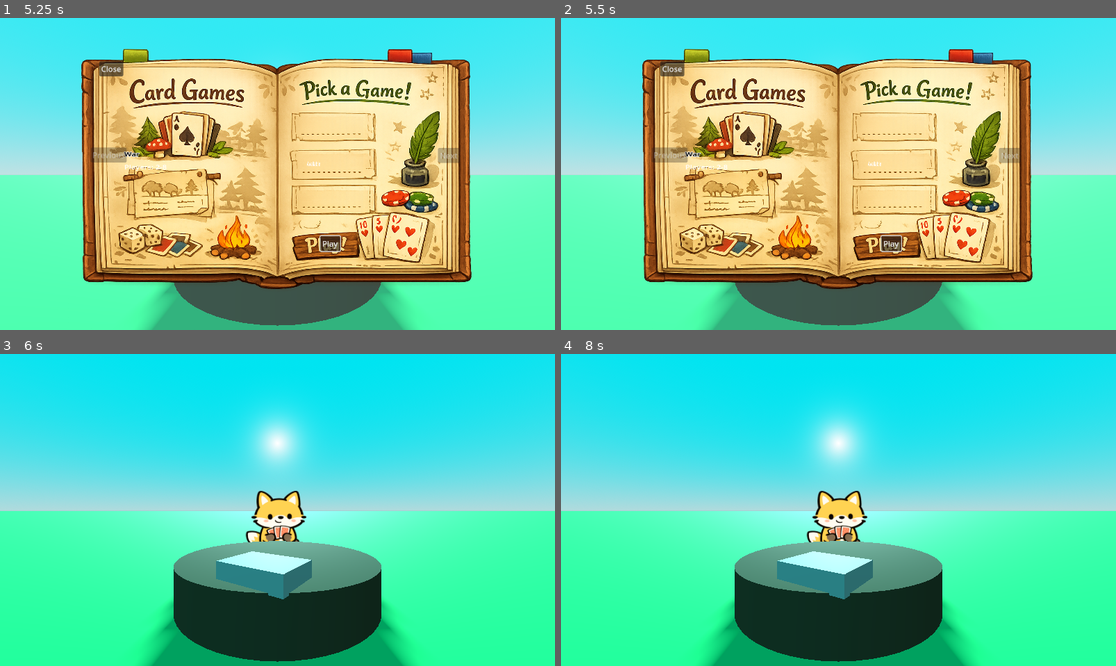
Above: before the commit, frames 1-4 (two rows, left to right).
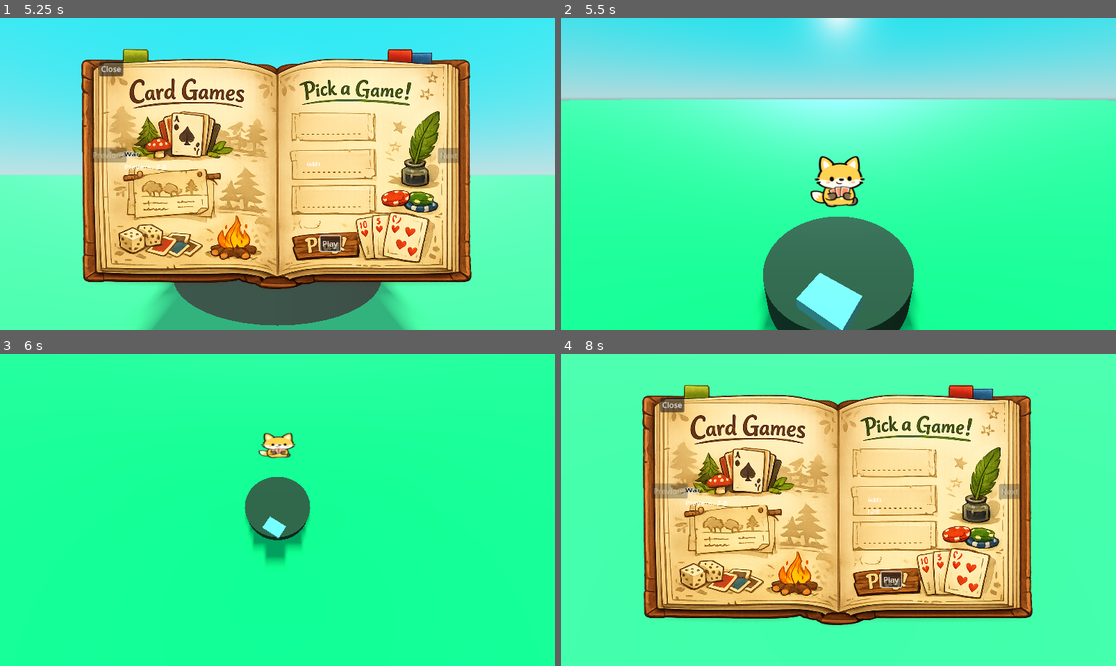
Above: after the commit, the same moments.

Repository: Peter-Brianson/WAWP
Game: Godot game, scene res://ui/menu/menu_root.tscn
The game is run twice, just before and just after one commit, with the same random seed, the same clock (stepped at 60 frames per second) and the same inputs.
Inputs (mouse positions are in pixels of both pictures, inside the frame that each line leads up to):
- Up to frame 1 (5.25 s): tap Enter (ui_accept) at 0.5, 0.77, 2.75, 3.02, 4.25, 5 s; move the mouse to (399, 158) at 0.52 s; hold Right (ui_right) 0.53-1.25 s; click (399, 158) at 0.67 s; click "Start" at 1.25 s; click "Start" at 2 s; move the mouse to (166, 189) at 2.77 s; hold Left (ui_left) 2.78-3.5 s; click "New Game" at 3.5 s; move the mouse to (333, 105) at 4.27 s; hold Right (ui_right) from 4.28 s (still down); move the mouse to (249, 236) at 5.02 s; click (249, 236) at 5.17 s
- Up to frame 2 (5.5 s): keep holding Right (ui_right); tap Enter (ui_accept) at 5.27 s
- Up to frame 3 (6 s): release Right (ui_right) at 5.75 s; click (333, 578) at 5.75 s, where only the run before the commit has a clickable "Play"
- Up to frame 4 (8 s): click (616, 416) at 6.5 s, where only the run after the commit has a clickable "End Test"; move the mouse to (1005, 556) at 7.27 s; hold Left (ui_left) from 7.28 s (still down); tap Enter (ui_accept) at 7.52 s

Frame 1 is identical in both runs. In frame 2, 91% of the frame differs, in the area x 0-100%, y 0-100%; in frame 3, 89%; in frame 4, 90%.

Commit message:
pushed

Diff:
--- /dev/null
+++ b/gameplay/card_games/table_game_transition.gd
@@ -0,0 +1,159 @@
+extends Node
+class_name TableGameTransition
+
+signal transition_started(game_id: StringName)
+signal game_started(game_id: StringName, game_node: Node)
+signal game_finished(game_id: StringName, result: Dictionary)
+
+@export_group("Scene Paths")
+@export var camera_rig_path: NodePath = ^"../../World/CameraRig"
+@export var active_game_root_path: NodePath = ^"../../World/StumpTableArea/CardGameRoot"
+@export var fox_path: NodePath = ^"../../World/Animals/fox"
+@export var human_boy_path: NodePath = ^"../../World/HumanBoy"
+
+@export_group("Seat Markers")
+@export var center_deck_marker_path: NodePath = ^"../../World/StumpTableArea/SeatAnchors/CenterDeck"
+@export var player_seat_marker_path: NodePath = ^"../../World/StumpTableArea/SeatAnchors/PlayerSeat"
+@export var fox_seat_marker_path: NodePath = ^"../../World/StumpTableArea/SeatAnchors/FoxSeat"
+
+@export_group("Camera")
+@export var table_camera_position: Vector3 = Vector3(0.0, 3.2, 1.2)
+@export var table_camera_rotation_degrees: Vector3 = Vector3(-72.0, 0.0, 0.0)
+@export_range(0.05, 5.0, 0.05) var camera_move_time: float = 0.75
+
+@export_group("Gathering")
+@export var gather_players: bool = true
+@export_range(0.05, 5.0, 0.05) var gather_time: float = 0.45
+@export var fallback_player_seat_local: Vector3 = Vector3(0.0, 0.32, 0.65)
+@export var fallback_fox_seat_local: Vector3 = Vector3(0.0, 0.32, -0.65)
+@export var fallback_center_deck_local: Vector3 = Vector3(0.0, 0.32, 0.0)
+
+@export_group("Post Game")
+@export_range(0.0, 5.0, 0.1) var post_game_hold_time: float = 1.2
+
+var active_game: Node = null
+var active_game_id: StringName = &""
+var transition_running: bool = false
+
+
+func start_card_game(entry: BookGameEntry) -> void:
+	if entry == null:
+		push_warning("TableGameTransition.start_card_game called with null entry.")
+		return
+
+	if entry.minigame_scene == null:
+		push_warning("BookGameEntry '%s' has no minigame_scene assigned." % String(entry.game_id))
+		return
+
+	if transition_running:
+		return
+
+	transition_running = true
+	active_game_id = entry.game_id
+
+	transition_started.emit(active_game_id)
+
+	clear_active_game()
+
+	await _move_camera_to_table()
+	await _gather_players_to_table()
+
+	_load_game(entry)
+
+	transition_running = false
+
+
+func clear_active_game() -> void:
+	if active_game != null and is_instance_valid(active_game):
+		active_game.queue_free()
+
+	active_game = null
+
+
+func _move_camera_to_table() -> void:
+	var camera_rig := get_node_or_null(camera_rig_path) as Node3D
+	if camera_rig == null:
+		push_warning("TableGameTransition could not find CameraRig.")
+		return
+
+	var tween := create_tween()
+	tween.set_parallel(true)
+	tween.tween_property(camera_rig, "position", table_camera_position, camera_move_time)
+	tween.tween_property(camera_rig, "rotation_degrees", table_camera_rotation_degrees, camera_move_time)
+
+	await tween.finished
+
+
+func _gather_players_to_table() -> void:
+	if not gather_players:
+		return
+
+	var tween := create_tween()
+	tween.set_parallel(true)
+
+	var did_tween := false
+
+	var fox := get_node_or_null(fox_path) as Node3D
+	if fox != null:
+		tween.tween_property(fox, "global_position", _get_marker_global_position(fox_seat_marker_path, fallback_fox_seat_local), gather_time)
+		did_tween = true
+
+	var human_boy := get_node_or_null(human_boy_path) as Node3D
+	if human_boy != null:
+		tween.tween_property(human_boy, "global_position", _get_marker_global_position(player_seat_marker_path, fallback_player_seat_local), gather_time)
+		did_tween = true
+
+	if did_tween:
+		await tween.finished
+
+
+func _load_game(entry: BookGameEntry) -> void:
+	var active_root := get_node_or_null(active_game_root_path)
+
+	if active_root == null:
+		push_warning("TableGameTransition could not find CardGameRoot. Loading game under transition node.")
+		active_root = self
+
+	active_game = entry.minigame_scene.instantiate()
+	active_root.add_child(active_game)
+
+	if active_game.has_signal("game_finished"):
+		active_game.connect("game_finished", Callable(self, "_on_active_game_finished"))
+
+	if active_game.has_method("configure_card_game"):
+		active_game.call("configure_card_game", _build_game_context())
+
+	if active_game.has_method("start_game"):
+		active_game.call("start_game")
+
+	game_started.emit(active_game_id, active_game)
+
+
+func _build_game_context() -> Dictionary:
+	return {
+		"game_id": active_game_id,
+		"center_deck_global": _get_marker_global_position(center_deck_marker_path, fallback_center_deck_local),
+		"player_seat_global": _get_marker_global_position(player_seat_marker_path, fallback_player_seat_local),
+		"fox_seat_global": _get_marker_global_position(fox_seat_marker_path, fallback_fox_seat_local),
+		"player_ids": [&"player", &"fox"]
+	}
+
+
+func _get_marker_global_position(marker_path: NodePath, fallback_local: Vector3) -> Vector3:
+	var marker := get_node_or_null(marker_path) as Node3D
+	if marker != null:
+		return marker.global_position
+
+	var active_root := get_node_or_null(active_game_root_path) as Node3D
+	if active_root != null:
+		return active_root.to_global(fallback_local)
+
+	return fallback_local
+
+
+func _on_active_game_finished(result: Dictionary = {}) -> void:
+	if post_game_hold_time > 0.0:
+		await get_tree().create_timer(post_game_hold_time).timeout
+
+	clear_active_game()
+	game_finished.emit(active_game_id, result)
--- /dev/null
+++ b/gameplay/card_games/war/war_game.gd
@@ -0,0 +1,382 @@
+extends Node3D
+class_name WarGame
+
+signal game_finished(result: Dictionary)
+
+const RANK_LABELS: Array[String] = ["2", "3", "4", "5", "6", "7", "8", "9", "10", "J", "Q", "K", "A"]
+const RANK_VALUES: Array[int] = [2, 3, 4, 5, 6, 7, 8, 9, 10, 11, 12, 13, 14]
+const SUITS: Array[String] = ["♠", "♥", "♦", "♣"]
+
+@export_group("Table Positions")
+@export var center_deck_position: Vector3 = Vector3(0.0, 0.36, 0.0)
+@export var player_deck_position: Vector3 = Vector3(0.0, 0.36, 0.62)
+@export var fox_deck_position: Vector3 = Vector3(0.0, 0.36, -0.62)
+@export var player_face_up_position: Vector3 = Vector3(-0.22, 0.39, 0.18)
+@export var fox_face_up_position: Vector3 = Vector3(0.22, 0.39, -0.18)
+
+@export_group("Deal Animation")
+@export_range(0, 52, 1) var visual_deal_cards: int = 16
+@export_range(0.01, 1.0, 0.01) var deal_spacing: float = 0.035
+@export_range(0.05, 2.0, 0.05) var deal_move_time: float = 0.22
+
+@export_group("Battle Animation")
+@export_range(0.05, 2.0, 0.05) var flip_move_time: float = 0.22
+@export_range(0.05, 2.0, 0.05) var result_pause_time: float = 0.45
+
+@onready var cards_root: Node3D = get_node_or_null("CardsRoot") as Node3D
+@onready var canvas_layer: CanvasLayer = get_node_or_null("CanvasLayer") as CanvasLayer
+
+var player_deck: Array[Dictionary] = []
+var fox_deck: Array[Dictionary] = []
+
+var status_label: Label
+var count_label: Label
+var flip_button: Button
+var end_button: Button
+
+var ready_to_play: bool = false
+var busy: bool = false
+var round_number: int = 0
+var face_up_nodes: Array[Node] = []
+
+
+func _ready() -> void:
+	_ensure_nodes()
+	_build_ui()
+	_set_buttons_enabled(false)
+
+
+func configure_card_game(context: Dictionary) -> void:
+	if context.has("center_deck_global"):
+		center_deck_position = to_local(context["center_deck_global"])
+
+	if context.has("player_seat_global"):
+		player_deck_position = to_local(context["player_seat_global"]) + Vector3(0.0, 0.04, 0.0)
+
+	if context.has("fox_seat_global"):
+		fox_deck_position = to_local(context["fox_seat_global"]) + Vector3(0.0, 0.04, 0.0)
+
+	player_face_up_position = center_deck_position + Vector3(-0.24, 0.04, 0.14)
+	fox_face_up_position = center_deck_position + Vector3(0.24, 0.04, -0.14)
+
+
+func start_game() -> void:
+	ready_to_play = false
+	busy = true
+	_set_buttons_enabled(false)
+
+	status_label.text = "War is starting..."
+	count_label.text = ""
+
+	_deal_cards()
+
+	await _animate_initial_deal()
+
+	ready_to_play = true
+	busy = false
+	_set_buttons_enabled(true)
+
+	status_label.text = "Cards dealt. Press Flip."
+	_update_count_label()
+
+
+func _ensure_nodes() -> void:
+	if cards_root == null:
+		cards_root = Node3D.new()
+		cards_root.name = "CardsRoot"
+		add_child(cards_root)
+
+	if canvas_layer == null:
+		canvas_layer = CanvasLayer.new()
+		canvas_layer.name = "CanvasLayer"
+		add_child(canvas_layer)
+
+
+func _build_ui() -> void:
+	var panel := PanelContainer.new()
+	panel.name = "WarPanel"
+	panel.set_anchors_preset(Control.PRESET_TOP_LEFT)
+	panel.offset_left = 20.0
+	panel.offset_top = 20.0
+	panel.offset_right = 430.0
+	panel.offset_bottom = 185.0
+	canvas_layer.add_child(panel)
+
+	var margin := MarginContainer.new()
+	margin.add_theme_constant_override("margin_left", 12)
+	margin.add_theme_constant_override("margin_top", 10)
+	margin.add_theme_constant_override("margin_right", 12)
+	margin.add_theme_constant_override("margin_bottom", 10)
+	panel.add_child(margin)
+
+	var box := VBoxContainer.new()
+	box.add_theme_constant_override("separation", 6)
+	margin.add_child(box)
+
+	var title := Label.new()
+	title.text = "War"
+	title.horizontal_alignment = HORIZONTAL_ALIGNMENT_CENTER
+	box.add_child(title)
+
+	status_label = Label.new()
+	status_label.text = "Preparing..."
+	status_label.autowrap_mode = TextServer.AUTOWRAP_WORD_SMART
+	box.add_child(status_label)
+
+	count_label = Label.new()
+	count_label.text = ""
+	box.add_child(count_label)
+
+	var buttons := HBoxContainer.new()
+	buttons.add_theme_constant_override("separation", 8)
+	box.add_child(buttons)
+
+	flip_button = Button.new()
+	flip_button.text = "Flip"
+	flip_button.pressed.connect(_on_flip_pressed)
+	buttons.add_child(flip_button)
+
+	end_button = Button.new()
+	end_button.text = "End Test"
+	end_button.pressed.connect(_on_end_pressed)
+	buttons.add_child(end_button)
+
+
+func _deal_cards() -> void:
+	player_deck.clear()
+	fox_deck.clear()
+	round_number = 0
+
+	var deck := _build_standard_deck()
+
+	for i in range(deck.size()):
+		var card: Dictionary = deck[i]
+
+		if i % 2 == 0:
+			player_deck.append(card)
+		else:
+			fox_deck.append(card)
+
+
+func _build_standard_deck() -> Array[Dictionary]:
+	var deck: Array[Dictionary] = []
+
+	for suit in SUITS:
+		for i in range(RANK_LABELS.size()):
+			deck.append({
+				"rank": RANK_LABELS[i],
+				"value": RANK_VALUES[i],
+				"suit": suit,
+				"text": "%s%s" % [RANK_LABELS[i], suit]
+			})
+
+	deck.shuffle()
+	return deck
+
+
+func _animate_initial_deal() -> void:
+	var count := clamp(visual_deal_cards, 0, 52)
+
+	for i in range(count):
+		var target := player_deck_position if i % 2 == 0 else fox_deck_position
+		target += Vector3(randf_range(-0.035, 0.035), 0.0, randf_range(-0.035, 0.035))
+
+		var card_node := _make_card_visual("?", center_deck_position, true)
+
+		var tween := create_tween()
+		tween.tween_property(card_node, "position", target, deal_move_time)
+		tween.tween_callback(card_node.queue_free)
+
+		await get_tree().create_timer(deal_spacing).timeout
+
+	await get_tree().create_timer(deal_move_time).timeout
+
+
+func _on_flip_pressed() -> void:
+	if not ready_to_play:
+		return
+
+	if busy:
+		return
+
+	_play_battle()
+
+
+func _play_battle() -> void:
+	busy = true
+	_set_buttons_enabled(false)
+
+	round_number += 1
+
+	var pot: Array[Dictionary] = []
+	var final_winner: StringName = &""
+
+	while final_winner == &"":
+		if player_deck.is_empty() or fox_deck.is_empty():
+			break
+
+		var player_card: Dictionary = player_deck.pop_back()
+		var fox_card: Dictionary = fox_deck.pop_back()
+
+		pot.append(player_card)
+		pot.append(fox_card)
+
+		await _show_face_up_cards(player_card, fox_card)
+
+		if int(player_card["value"]) > int(fox_card["value"]):
+			final_winner = &"player"
+		elif int(fox_card["value"]) > int(player_card["value"]):
+			final_winner = &"fox"
+		else:
+			status_label.text = "War! Both flipped %s." % String(player_card["rank"])
+			await get_tree().create_timer(result_pause_time).timeout
+
+			_burn_war_cards(player_deck, pot)
+			_burn_war_cards(fox_deck, pot)
+
+			if player_deck.is_empty() or fox_deck.is_empty():
+				break
+
+	if final_winner == &"player":
+		_collect_pot(player_deck, pot)
+		status_label.text = "Round %d: You win the pile." % round_number
+	elif final_winner == &"fox":
+		_collect_pot(fox_deck, pot)
+		status_label.text = "Round %d: Fox wins the pile." % round_number
+	else:
+		status_label.text = "War fizzled out."
+
+	_update_count_label()
+
+	await get_tree().create_timer(result_pause_time).timeout
+
+	if _check_for_game_end():
+		return
+
+	busy = false
+	_set_buttons_enabled(true)
+
+
+func _burn_war_cards(deck: Array[Dictionary], pot: Array[Dictionary]) -> void:
+	var burn_count := min(3, max(deck.size() - 1, 0))
+
+	for i in range(burn_count):
+		pot.append(deck.pop_back())
+
+
+func _collect_pot(deck: Array[Dictionary], pot: Array[Dictionary]) -> void:
+	pot.shuffle()
+
+	for card in pot:
+		deck.insert(0, card)
+
+	pot.clear()
+
+
+func _show_face_up_cards(player_card: Dictionary, fox_card: Dictionary) -> void:
+	_clear_face_up_cards()
+
+	var player_card_node := _make_card_visual(String(player_card["text"]), player_deck_position, false)
+	var fox_card_node := _make_card_visual(String(fox_card["text"]), fox_deck_position, false)
+
+	face_up_nodes.append(player_card_node)
+	face_up_nodes.append(fox_card_node)
+
+	var tween := create_tween()
+	tween.set_parallel(true)
+	tween.tween_property(player_card_node, "position", player_face_up_position, flip_move_time)
+	tween.tween_property(fox_card_node, "position", fox_face_up_position, flip_move_time)
+
+	await tween.finished
+
+
+func _make_card_visual(text: String, start_position: Vector3, face_down: bool) -> Node3D:
+	var root := Node3D.new()
+	root.name = "CardVisual"
+	root.position = start_position
+	cards_root.add_child(root)
+
+	var body := CSGBox3D.new()
+	body.name = "CardBody"
+	body.size = Vector3(0.24, 0.018, 0.34)
+
+	var material := StandardMaterial3D.new()
+	material.albedo_color = Color(0.22, 0.28, 0.42, 1.0) if face_down else Color(0.88, 0.84, 0.68, 1.0)
+	body.material = material
+
+	root.add_child(body)
+
+	var label := Label3D.new()
+	label.name = "CardLabel"
+	label.text = "★" if face_down else text
+	label.billboard = 1
+	label.font_size = 48
+	label.pixel_size = 0.006
+	label.position = Vector3(0.0, 0.035, 0.0)
+	root.add_child(label)
+
+	return root
+
+
+func _clear_face_up_cards() -> void:
+	for node in face_up_nodes:
+		if node != null and is_instance_valid(node):
+			node.queue_free()
+
+	face_up_nodes.clear()
+
+
+func _check_for_game_end() -> bool:
+	if player_deck.is_empty() and fox_deck.is_empty():
+		_finish_game(&"draw")
+		return true
+
+	if fox_deck.is_empty():
+		_finish_game(&"player")
+		return true
+
+	if player_deck.is_empty():
+		_finish_game(&"fox")
+		return true
+
+	return false
+
+
+func _finish_game(winner_id: StringName) -> void:
+	busy = true
+	ready_to_play = false
+	_set_buttons_enabled(false)
+
+	var result := {
+		"game_id": &"war",
+		"winner_id": winner_id,
+		"rounds": round_number,
+		"felt_slow": round_number > 20,
+		"stalemate": winner_id == &"draw",
+		"boredom_delta": 1
+	}
+
+	if winner_id == &"player":
+		status_label.text = "You won War!"
+	elif winner_id == &"fox":
+		status_label.text = "Fox won War!"
+	else:
+		status_label.text = "War ended in a draw."
+
+	game_finished.emit(result)
+
+
+func _on_end_pressed() -> void:
+	_finish_game(&"fox")
+
+
+func _set_buttons_enabled(value: bool) -> void:
+	if flip_button != null:
+		flip_button.disabled = not value
+
+	if end_button != null:
+		end_button.disabled = false
+
+
+func _update_count_label() -> void:
+	count_label.text = "Your cards: %d    Fox cards: %d" % [player_deck.size(), fox_deck.size()]
--- /dev/null
+++ b/gameplay/card_games/war/war_game.tscn
@@ -0,0 +1,10 @@
+[gd_scene load_steps=2 format=3 uid="uid://m2oga057et6y"]
+
+[ext_resource type="Script" path="res://gameplay/card_games/war/war_game.gd" id="1_c2aqm"]
+
+[node name="WarGame" type="Node3D"]
+script = ExtResource("1_c2aqm")
+
+[node name="CardsRoot" type="Node3D" parent="."]
+
+[node name="CanvasLayer" type="CanvasLayer" parent="."]
--- a/scenes/main/game.gd
+++ b/scenes/main/game.gd
@@ -2,41 +2,79 @@
 
 @onready var book_interactable: BookInteractable = $World/InteractionPoints/BookInteractable
 @onready var book_ui: BookUI = $CanvasLayer/BookUI
+@onready var table_transition: TableGameTransition = $GameFlow/TableGameTransition
+
+var played_games: Array[StringName] = []
+var group_boredom: int = 0
+var game_in_progress: bool = false
 
 
 func _ready() -> void:
-	if book_interactable != null:
-		book_interactable.open_requested.connect(_on_book_open_requested)
+	_connect_book_interactable()
+	_connect_book_ui()
+	_connect_transition()
 
 	if book_ui != null:
+		book_ui.visible = false
+
+
+func _connect_book_interactable() -> void:
+	if book_interactable == null:
+		return
+
+	var callback := Callable(self, "_on_book_open_requested")
+
+	if book_interactable.has_signal("open_book_requested"):
+		if not book_interactable.is_connected("open_book_requested", callback):
+			book_interactable.connect("open_book_requested", callback)
+		return
+
+	if book_interactable.has_signal("open_requested"):
+		if not book_interactable.is_connected("open_requested", callback):
+			book_interactable.connect("open_requested", callback)
+
+
+func _connect_book_ui() -> void:
+	if book_ui == null:
+		return
+
+	if not book_ui.closed.is_connected(_on_book_ui_closed):
 		book_ui.closed.connect(_on_book_ui_closed)
+
+	if not book_ui.game_selected.is_connected(_on_book_game_selected):
 		book_ui.game_selected.connect(_on_book_game_selected)
 
 
+func _connect_transition() -> void:
+	if table_transition == null:
+		return
+
+	if not table_transition.game_finished.is_connected(_on_card_game_finished):
+		table_transition.game_finished.connect(_on_card_game_finished)
+
+
 func _on_book_open_requested(book: BookInteractable) -> void:
+	if game_in_progress:
+		return
+
+	open_book_ui()
+
+
+func open_book_ui() -> void:
 	if book_interactable != null:
 		book_interactable.set_enabled(false)
 
+	if book_ui == null:
+		return
+
 	var available_games: Array[StringName] = [
-		&"war",
-		&"go_fish",
-		&"old_maid"
+		&"war"
 	]
-
-	var played_games: Array[StringName] = []
 
 	var preference_notes := {
 		&"war": [
-			"[b]Bear[/b]: Finally, a simple one.",
-			"[b]Fox[/b]: This barely counts as strategy."
-		],
-		&"go_fish": [
-			"[b]Fox[/b]: I like asking suspicious questions.",
-			"[b]Raccoon[/b]: Can I ask for cards I already have?"
-		],
-		&"old_maid": [
-			"[b]Owl[/b]: A proper deduction exercise.",
-			"[b]Bear[/b]: I do not trust the queen."
+			"[b]Fox[/b]: This one is mostly luck. Which means I can blame luck.",
+			"[b]Player[/b]: Flip the bigger card. Easy enough."
 		]
 	}
 
@@ -44,19 +82,46 @@
 		available_games,
 		played_games,
 		preference_notes,
-		0,
-		0
+		group_boredom,
+		played_games.size()
 	)
 
 
 func _on_book_ui_closed() -> void:
+	if game_in_progress:
+		return
+
 	if book_interactable != null:
 		book_interactable.set_enabled(true)
 
 
 func _on_book_game_selected(game_id: StringName, entry: BookGameEntry) -> void:
-	print("Selected game: ", game_id)
+	if entry == null:
+		return
 
-	# Later this will call your GameFlow / MinigameLoader.
-	# Example:
-	# minigame_loader.load_game(game_id)
+	get_tree().paused = false
+
+	game_in_progress = true
+
+	if book_ui != null:
+		book_ui.visible = false
+
+	if book_interactable != null:
+		book_interactable.set_enabled(false)
+
+	if table_transition != null:
+		table_transition.start_card_game(entry)
+	else:
+		push_warning("Game.gd could not find TableGameTransition.")
+
+
+func _on_card_game_finished(game_id: StringName, result: Dictionary) -> void:
+	if not played_games.has(game_id):
+		played_games.append(game_id)
+
+	group_boredom += int(result.get("boredom_delta", 1))
+	group_boredom = clamp(group_boredom, 0, 10)
+
+	game_in_progress = false
+
+	open_book_ui()
--- a/scenes/main/game.tscn
+++ b/scenes/main/game.tscn
@@ -1,9 +1,10 @@
-[gd_scene load_steps=12 format=3 uid="uid://clg6oob4aussi"]
+[gd_scene load_steps=13 format=3 uid="uid://clg6oob4aussi"]
 
 [ext_resource type="Script" path="res://scenes/main/game.gd" id="1_bag06"]
 [ext_resource type="PackedScene" uid="uid://cetbirvf5of8g" path="res://characters/FoxCharacter.tscn" id="1_to8ot"]
 [ext_resource type="PackedScene" uid="uid://tul21na1qoj8" path="res://interactables/book_interactable.tscn" id="3_g805w"]
 [ext_resource type="PackedScene" uid="uid://cquvec1fhepb4" path="res://ui/book/book_ui.tscn" id="4_nrame"]
+[ext_resource type="Script" path="res://gameplay/card_games/table_game_transition.gd" id="5_f6ygj"]
 
 [sub_resource type="ProceduralSkyMaterial" id="ProceduralSkyMaterial_0d62c"]
 sky_top_color = Color(5.39064e-06, 0.80206, 0.88934, 1)
@@ -59,6 +60,19 @@
 mesh = SubResource("CylinderMesh_truoo")
 material = SubResource("StandardMaterial3D_57it4")
 
+[node name="CardGameRoot" type="Node3D" parent="World/StumpTableArea"]
+
+[node name="SeatAnchors" type="Node3D" parent="World/StumpTableArea"]
+
+[node name="CenterDeck" type="Marker3D" parent="World/StumpTableArea/SeatAnchors"]
+transform = Transform3D(1, 0, 0, 0, 1, 0, 0, 0, 1, 0, 0.2, 0)
+
+[node name="PlayerSeat" type="Marker3D" parent="World/StumpTableArea/SeatAnchors"]
+transform = Transform3D(1, 0, 0, 0, 1, 0, 0, 0, 1, -0.002, 0, 0.65)
+
+[node name="FoxSeat" type="Marker3D" parent="World/StumpTableArea/SeatAnchors"]
+transform = Transform3D(1, 0, 0, 0, 1, 0, 0, 0, 1, 0, 0, -0.65)
+
 [node name="HumanBoy" type="Node3D" parent="World"]
 
 [node name="Animals" type="Node3D" parent="World"]
@@ -84,3 +98,6 @@
 [node name="Audio" type="Node" parent="."]
 
 [node name="GameFlow" type="Node" parent="."]
+
+[node name="TableGameTransition" type="Node" parent="GameFlow"]
+script = ExtResource("5_f6ygj")
--- a/ui/book/book_ui.gd
+++ b/ui/book/book_ui.gd
@@ -210,10 +210,12 @@
 	if not _is_entry_unlocked(entry):
 		return
 
-	game_selected.emit(entry.game_id, entry)
+	var selected_game_id := entry.game_id
 
 	if close_after_game_selected:
 		close_book()
+
+	game_selected.emit(selected_game_id, entry)
 
 
 func _get_current_entry() -> BookGameEntry:
--- a/ui/book/book_ui.tscn
+++ b/ui/book/book_ui.tscn
@@ -3,7 +3,7 @@
 [ext_resource type="Script" path="res://ui/book/book_ui.gd" id="1_knte7"]
 [ext_resource type="Script" path="res://ui/book/book_game_entry.gd" id="2_3l64n"]
 [ext_resource type="Texture2D" uid="uid://ca2ayag74waie" path="res://art/sprites/game book/game book ui.png" id="2_yqnr6"]
-[ext_resource type="Resource" uid="uid://bkmmo6rnvpw4v" path="res://ui/pages/war.tres" id="3_gbwvs"]
+[ext_resource type="Resource" uid="uid://bkmmo6rnvpw4v" path="res://ui/book/entries/war.tres" id="3_gbwvs"]
 
 [node name="BookUI" type="Control"]
 layout_mode = 3
--- /dev/null
+++ b/ui/book/entries/war.tres
@@ -0,0 +1,17 @@
+[gd_resource type="Resource" script_class="BookGameEntry" load_steps=3 format=3 uid="uid://bkmmo6rnvpw4v"]
+
+[ext_resource type="PackedScene" uid="uid://m2oga057et6y" path="res://gameplay/card_games/war/war_game.tscn" id="1_0tpma"]
+[ext_resource type="Script" path="res://ui/book/book_game_entry.gd" id="2_nhcui"]
+
+[resource]
+script = ExtResource("2_nhcui")
+game_id = &"war"
+display_name = "War"
+description = "A simple card battle where bigger cards win."
+rules_summary = "Each player flips a card. Highest card takes the pile. Ties can start a war."
+min_players = 2
+max_players = 8
+starts_unlocked = true
+min_boredom_required = 0
+min_games_played_required = 0
+minigame_scene = ExtResource("1_0tpma")
--- a/ui/pages/war.tres
+++ /dev/null
@@ -1,15 +0,0 @@
-[gd_resource type="Resource" script_class="BookGameEntry" load_steps=2 format=3 uid="uid://bkmmo6rnvpw4v"]
-
-[ext_resource type="Script" path="res://ui/book/book_game_entry.gd" id="1_xj6s4"]
-
-[resource]
-script = ExtResource("1_xj6s4")
-game_id = &"war"
-display_name = "War"
-description = "A simple card battle where bigger cards win."
-rules_summary = "Each player flips a card. Highest card takes the pile. Ties can start a war."
-min_players = 2
-max_players = 8
-starts_unlocked = true
-min_boredom_required = 0
-min_games_played_required = 0
